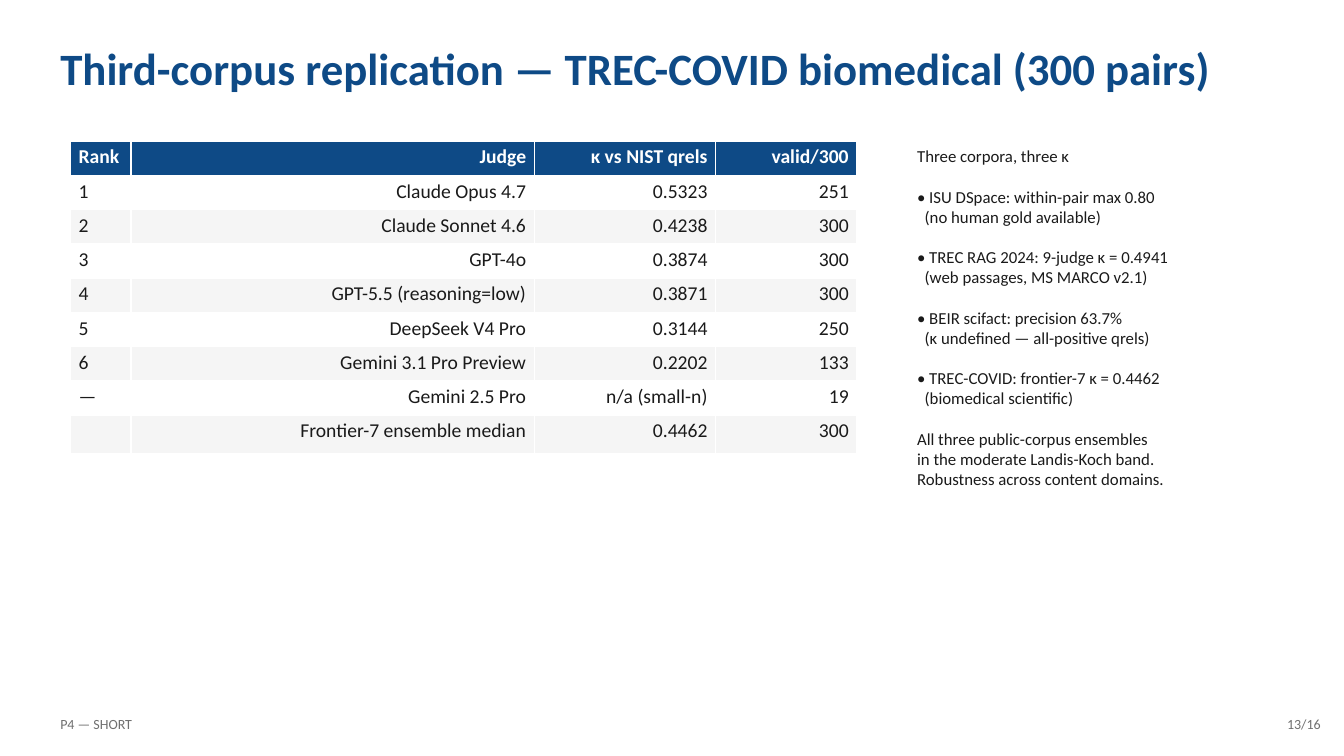
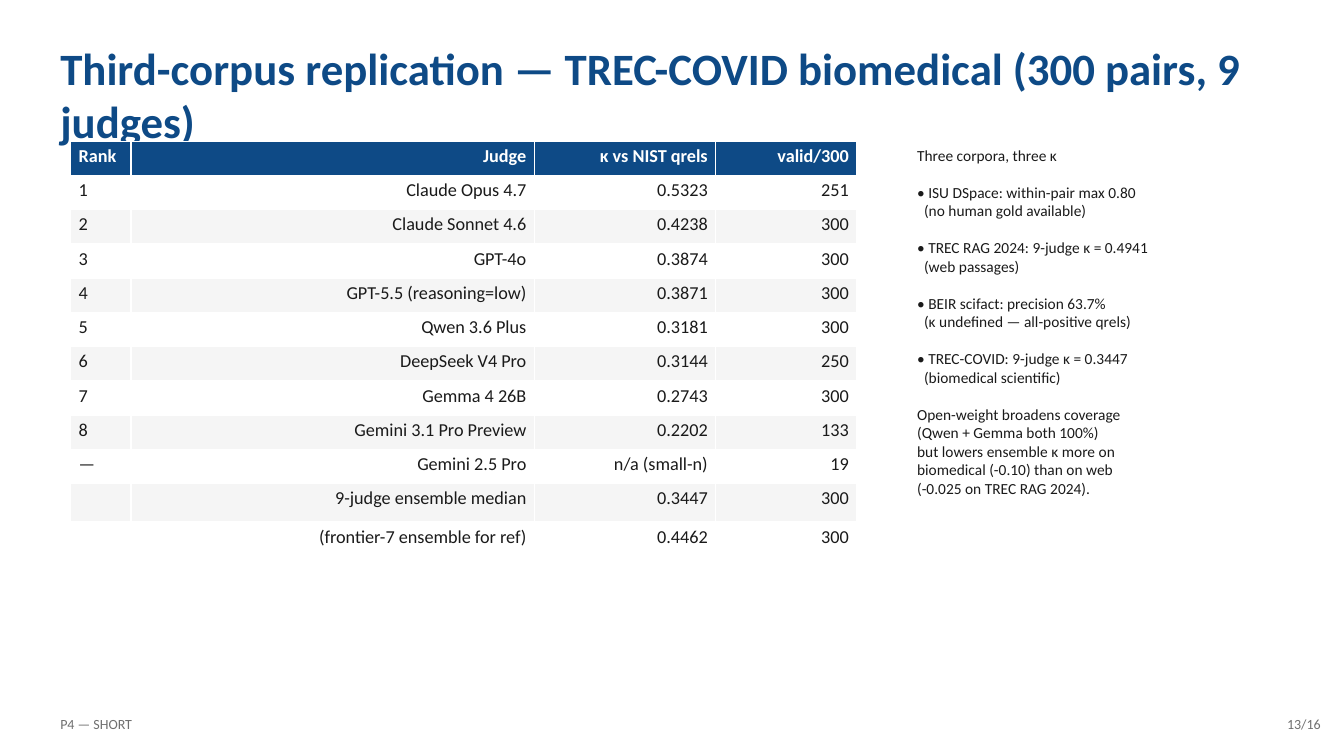
Before and after one commit to asukul/RAG-Eval-LLM-Judge, a slide deck: slide 13 of slides/P4-SHORT.pptx. Drawn at 1344x756 pixels with LibreOffice and Linux fonts; fonts in the diff are those of the drawing. Boxes give left, top, right and bottom in pixels: in the first picture for what was removed or moved away, otherwise in the second. Text is boxed around its words. In the diff, an @@ line names an element or a change of style, - is before the commit and + after.

Commit message:
TREC-COVID 9-judge: open-weight supplement merged
Open-weight supplement run completed: Qwen 3.6 Plus and Gemma 4 26B
both at 100% coverage, mean 1.00 / 0.92, kappa vs NIST qrels 0.32 / 0.27.

9-judge ensemble kappa = 0.3447 (Landis-Koch fair, near-moderate);
frontier-7 ensemble was 0.4462. Adding 2 open-weight judges
broadens coverage uniformly but lowers ensemble kappa by 0.10 --
larger than the 0.025 drop on TREC RAG 2024. The robustness
vs. headline-kappa tradeoff is content-domain dependent: open-weight
recovers less of the human-agreement signal on biomedical scientific
text than on web passages.

Files added/updated:
- results/trec-covid_judges.json                       (9-judge merged)
- results/trec-covid_judges_p4-frontier.json           (7-judge backup)
- results/trec-covid_judges_p4-supplement-openweight.json (2-judge)
- results/trec-covid_kappa_vs_human.json               (recomputed kappa)
- results/trec-covid_supp_20260428T230349.log          (run log)
- papers/long.md       new full subsection 7.1b with per-judge table
- papers/short.md      one-sentence integration into the 7 paragraph
- arxiv/main.tex       same one-sentence as short.md
- docs/index.html      updated KPI tile (0.3447) + validation section
- slides/P4-SHORT.pptx 16 slides, slide_trec_covid_results updated to 9-judge
- slides/P4-LONG.pptx  33 slides, same
- slides/SLIDES_REFERENCE.md  TREC-COVID section now lists 9-judge numbers

Three independent public corpora now show ensemble agreement above
chance: TREC RAG 2024 (web, kappa = 0.4941), BEIR scifact
(scientific, precision 63.7%), TREC-COVID (biomedical,
kappa = 0.3447).

Always-works 6-judge subset (>=95% on all three) is unchanged:
Anthropic + OpenAI + Qwen + Gemma.

```diff
--- a/slides/P4-SHORT.pptx
+++ b/slides/P4-SHORT.pptx
@@ text at (x1=60, y1=52, x2=1240, y2=92): text changed @@
-Third-corpus replication — TREC-COVID biomedical (300 pairs)
+Third-corpus replication — TREC-COVID biomedical (300 pairs, 9 judges)
@@ table at (x1=71, y1=141, x2=857, y2=553) @@
-row 6: 5 | DeepSeek V4 Pro | 0.3144 | 250
-row 7: 6 | Gemini 3.1 Pro Preview | 0.2202 | 133
+row 6: 5 | Qwen 3.6 Plus | 0.3181 | 300
+row 7: 6 | DeepSeek V4 Pro | 0.3144 | 250
+row 8: 7 | Gemma 4 26B | 0.2743 | 300
+row 9: 8 | Gemini 3.1 Pro Preview | 0.2202 | 133
-row 9:  | Frontier-7 ensemble median | 0.4462 | 300
+row 11:  | 9-judge ensemble median | 0.3447 | 300
+row 12:  | (frontier-7 ensemble for ref) | 0.4462 | 300
@@ text at (x1=917, y1=150, x2=1148, y2=496): text changed; size 12 to 11 pt @@
-Three corpora, three κ
-• ISU DSpace: within-pair max 0.80
-(no human gold available)
-• TREC RAG 2024: 9-judge κ = 0.4941
-(web passages, MS MARCO v2.1)
-• BEIR scifact: precision 63.7%
-(κ undefined — all-positive qrels)
-• TREC-COVID: frontier-7 κ = 0.4462
-(biomedical scientific)
-All three public-corpus ensembles
-in the moderate Landis-Koch band.
-Robustness across content domains.
+Three corpora, three κ
+• ISU DSpace: within-pair max 0.80
+(no human gold available)
+• TREC RAG 2024: 9-judge κ = 0.4941
+(web passages)
+• BEIR scifact: precision 63.7%
+(κ undefined — all-positive qrels)
+• TREC-COVID: 9-judge κ = 0.3447
+(biomedical scientific)
+Open-weight broadens coverage
+(Qwen + Gemma both 100%)
+but lowers ensemble κ more on
+biomedical (-0.10) than on web
+(-0.025 on TREC RAG 2024).
```
Also in this commit, not shown: 1 other slide changed, 12 other files.
